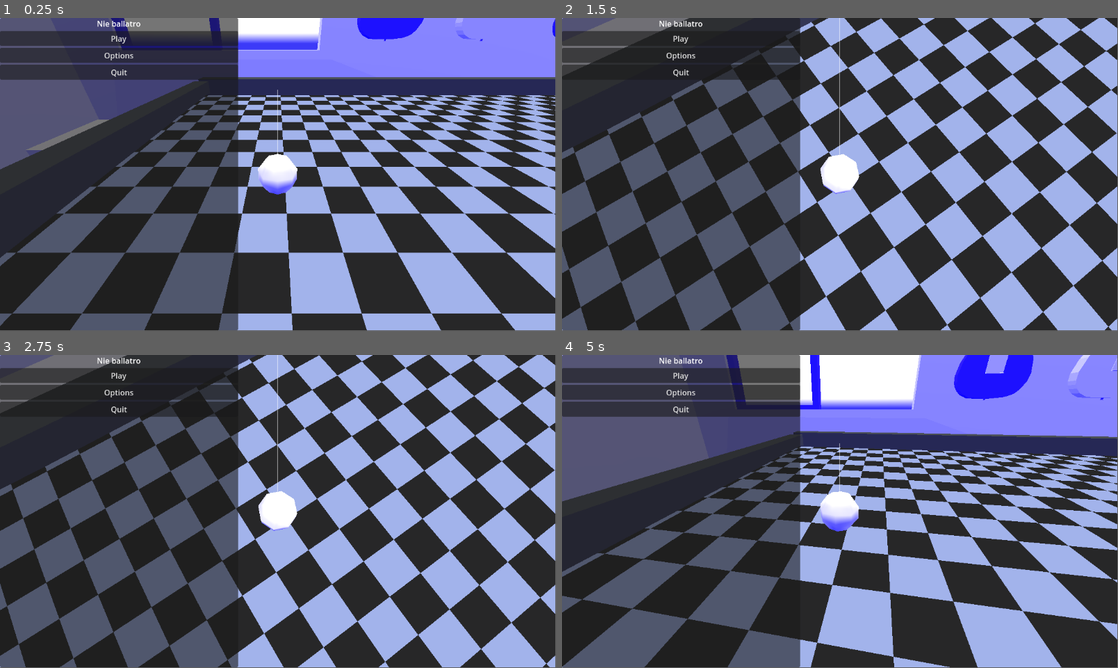
Above: before the commit, frames 1-4 (two rows, left to right).
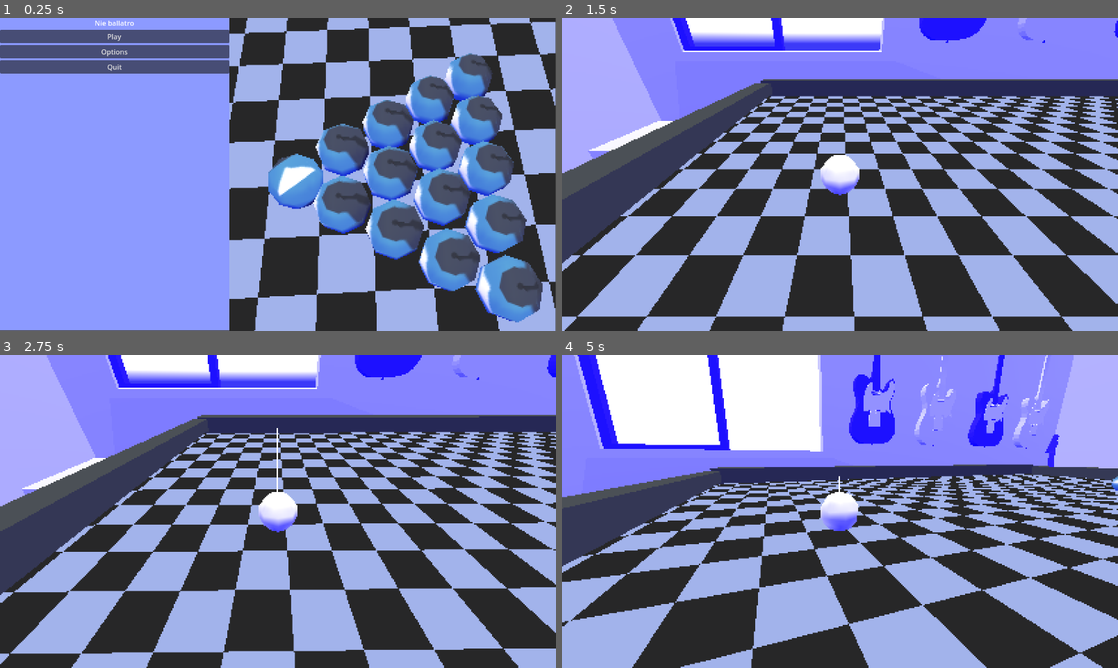
Above: after the commit, the same moments.

Repository: Urteusz/Ballatro
Game: Godot game, scene res://scenes/main_menu.tscn
Same seed, same stepped clock (60 frames per second), same inputs: the game is played once before the commit and once after it. The engine's default icon, where the game draws it, is replaced by a stand-in: a white triangle on a blue panel in a dark square.
Inputs (mouse positions are in pixels of both pictures, inside the frame that each line leads up to):
- Up to frame 1 (0.25 s): no input
- Up to frame 2 (1.5 s): click "Options" at 0.5 s; click "Play" at 1.25 s
- Up to frame 3 (2.75 s): click (116, 376) at 2 s, where only the run before the commit has a clickable "Play"
- Up to frame 4 (5 s): click (678, 376) at 2.75 s, where only the run before the commit has a clickable "Play"; tap Enter at 3.5 s; move the mouse to (867, 508) at 3.52 s; hold D (next_camera_target) 3.53-4.28 s; move the mouse to (812, 511) at 4.27 s; tap A (previous_camera_target) at 4.35 s
In our replay, the window is 799x449 before the commit and 800x450 after it. These sizes can differ from the game's own. Grey fills any space a smaller window leaves; there, only what the larger window draws over its background counts as a difference.

The runs differ from the first frame. In frame 1, 87% of the frame differs, in the area x 0-100%, y 0-100%; in frame 2, 73%; in frame 3, 73%; in frame 4, 73%.

Commit message:
Dalej menu

Diff:
--- a/project.godot
+++ b/project.godot
@@ -14,6 +14,11 @@
 run/main_scene="uid://b0a6ch7y3umcj"
 config/features=PackedStringArray("4.5", "Forward Plus")
 config/icon="res://textures/icon.svg"
+
+[display]
+
+window/size/viewport_width=1280
+window/size/viewport_height=720
 
 [input]
 
--- a/scenes/main_menu.tscn
+++ b/scenes/main_menu.tscn
@@ -1,17 +1,21 @@
-[gd_scene load_steps=39 format=3 uid="uid://b0a6ch7y3umcj"]
+[gd_scene load_steps=30 format=3 uid="uid://b0a6ch7y3umcj"]
 
 [ext_resource type="Script" uid="uid://cjd6s35brnfyc" path="res://scenes/main_menu.gd" id="1_l6cm7"]
-[ext_resource type="Script" uid="uid://tc20kyas61rl" path="res://scripts/camera.gd" id="2_flqon"]
+[ext_resource type="Script" uid="uid://sbo45gobftet" path="res://scenes/main_menu_camera.gd" id="2_jk1qb"]
 [ext_resource type="Shader" uid="uid://ca8tkxbmpyc21" path="res://shaders/edge_detection.gdshader" id="3_rcqid"]
 [ext_resource type="Texture2D" uid="uid://kcyag62qbr4" path="res://textures/checkerboard.png" id="4_1ajci"]
 [ext_resource type="Shader" uid="uid://3i5t87i5bngp" path="res://shaders/table_edges.gdshader" id="5_7b55j"]
-[ext_resource type="Script" uid="uid://ddr1vvp0rplvr" path="res://scripts/ball_spawner.gd" id="6_5pajh"]
 [ext_resource type="PackedScene" uid="uid://br6fw3sedv0yn" path="res://scenes/ball.tscn" id="7_j7ex8"]
-[ext_resource type="Script" uid="uid://bhf7b5c8nduhe" path="res://scripts/player_ball.gd" id="8_a8gd2"]
 [ext_resource type="Shader" uid="uid://clb574yehf8oi" path="res://shaders/walls.gdshader" id="9_hstxw"]
-[ext_resource type="Script" uid="uid://38fhavc1buwq" path="res://scripts/walls.gd" id="10_8egab"]
-[ext_resource type="PackedScene" uid="uid://ip5evxm3a6tt" path="res://models/room_colored.glb" id="11_gw5y6"]
+[ext_resource type="Script" uid="uid://joi35n2utr5w" path="res://scenes/main_menu_ball.gd" id="9_jk1qb"]
 [ext_resource type="Shader" uid="uid://d0acs2f3wrni6" path="res://shaders/sky.gdshader" id="12_svtp6"]
+
+[sub_resource type="Theme" id="Theme_5dd4i"]
+
+[sub_resource type="StyleBoxFlat" id="StyleBoxFlat_lgwnu"]
+bg_color = Color(0.54901963, 0.6039216, 1, 1)
+
+[sub_resource type="Theme" id="Theme_jk1qb"]
 
 [sub_resource type="ShaderMaterial" id="ShaderMaterial_jsk3o"]
 render_priority = -1
@@ -53,38 +57,6 @@
 
 [sub_resource type="BoxShape3D" id="BoxShape3D_r3fl7"]
 size = Vector3(1, 20.345, 31.37)
-
-[sub_resource type="PhysicsMaterial" id="PhysicsMaterial_r3fl7"]
-
-[sub_resource type="StandardMaterial3D" id="StandardMaterial3D_r3fl7"]
-diffuse_mode = 3
-specular_mode = 1
-
-[sub_resource type="SphereMesh" id="SphereMesh_jka67"]
-material = SubResource("StandardMaterial3D_r3fl7")
-radial_segments = 8
-rings = 4
-
-[sub_resource type="SphereShape3D" id="SphereShape3D_a0tk4"]
-
-[sub_resource type="TorusMesh" id="TorusMesh_cptob"]
-
-[sub_resource type="StandardMaterial3D" id="StandardMaterial3D_q712h"]
-render_priority = 5
-transparency = 1
-shading_mode = 0
-
-[sub_resource type="ParticleProcessMaterial" id="ParticleProcessMaterial_1enmr"]
-gravity = Vector3(0, 0, 0)
-
-[sub_resource type="StandardMaterial3D" id="StandardMaterial3D_1enmr"]
-transparency = 1
-albedo_color = Color(0.29411766, 0.25882354, 1, 0.5019608)
-
-[sub_resource type="SphereMesh" id="SphereMesh_aj7ea"]
-material = SubResource("StandardMaterial3D_1enmr")
-radial_segments = 8
-rings = 4
 
 [sub_resource type="ShaderMaterial" id="ShaderMaterial_q712h"]
 render_priority = 1
@@ -128,201 +100,241 @@
 
 [node name="Node" type="Node"]
 
-[node name="PanelContainer" type="PanelContainer" parent="."]
+[node name="Control" type="Control" parent="."]
+layout_mode = 3
+anchors_preset = 0
+offset_right = 40.0
+offset_bottom = 40.0
+theme = SubResource("Theme_5dd4i")
+
+[node name="PanelContainer" type="PanelContainer" parent="Control"]
 z_index = 1
+layout_mode = 1
 anchors_preset = 15
 anchor_right = 1.0
 anchor_bottom = 1.0
-offset_right = -658.0
+offset_right = 488.0
+offset_bottom = 678.0
 grow_horizontal = 2
 grow_vertical = 2
+theme_override_styles/panel = SubResource("StyleBoxFlat_lgwnu")
 script = ExtResource("1_l6cm7")
 
-[node name="VBoxContainer" type="VBoxContainer" parent="PanelContainer"]
-layout_mode = 2
-
-[node name="Label" type="Label" parent="PanelContainer/VBoxContainer"]
+[node name="VBoxContainer" type="VBoxContainer" parent="Control/PanelContainer"]
+layout_mode = 2
+theme = SubResource("Theme_jk1qb")
+
+[node name="Label" type="Label" parent="Control/PanelContainer/VBoxContainer"]
 layout_mode = 2
 text = "Nie ballatro"
 horizontal_alignment = 1
 
-[node name="PlayButton" type="Button" parent="PanelContainer/VBoxContainer"]
+[node name="PlayButton" type="Button" parent="Control/PanelContainer/VBoxContainer"]
 layout_mode = 2
 text = "Play"
 
-[node name="OptionsButton" type="Button" parent="PanelContainer/VBoxContainer"]
+[node name="OptionsButton" type="Button" parent="Control/PanelContainer/VBoxContainer"]
 layout_mode = 2
 text = "Options
 "
 
-[node name="QuitButton" type="Button" parent="PanelContainer/VBoxContainer"]
+[node name="QuitButton" type="Button" parent="Control/PanelContainer/VBoxContainer"]
 layout_mode = 2
 text = "Quit
 "
 
-[node name="SubViewportContainer" type="SubViewportContainer" parent="."]
-anchors_preset = 15
-anchor_right = 1.0
-anchor_bottom = 1.0
+[node name="SubViewportContainer" type="SubViewportContainer" parent="Control"]
+texture_filter = 1
+layout_mode = 1
+anchors_preset = -1
+anchor_left = 13.200001
+anchor_right = 31.975002
+offset_right = -0.00012207031
+offset_bottom = 727.0
 grow_horizontal = 2
 grow_vertical = 2
 size_flags_horizontal = 8
-
-[node name="SubViewport" type="SubViewport" parent="SubViewportContainer"]
+stretch = true
+stretch_shrink = 3
+
+[node name="SubViewport" type="SubViewport" parent="Control/SubViewportContainer"]
 handle_input_locally = false
-size = Vector2i(1152, 648)
+size = Vector2i(250, 242)
 render_target_update_mode = 4
 
-[node name="Camera3D" type="Camera3D" parent="SubViewportContainer/SubViewport" node_paths=PackedStringArray("target")]
-transform = Transform3D(1, 0, 0, 0, 1, 0, 0, 0, 1, 0.14432669, 1.4036087, 3.7672782)
-script = ExtResource("2_flqon")
-target = NodePath("../Table/PlayerBall")
-
-[node name="EdgeDetectionShader" type="MeshInstance3D" parent="SubViewportContainer/SubViewport/Camera3D"]
+[node name="Camera3D" type="Camera3D" parent="Control/SubViewportContainer/SubViewport"]
+transform = Transform3D(0.8496837, -0.32316923, 0.41665247, -0.029516201, 0.7597836, 0.64950573, -0.52646595, -0.5641724, 0.63603705, 2.9905348, 3.8118358, 1.4249115)
+fov = 55.4
+script = ExtResource("2_jk1qb")
+
+[node name="EdgeDetectionShader" type="MeshInstance3D" parent="Control/SubViewportContainer/SubViewport/Camera3D"]
 extra_cull_margin = 16384.0
 mesh = SubResource("QuadMesh_4arys")
 
-[node name="Table" type="Node" parent="SubViewportContainer/SubViewport"]
-
-[node name="Base" type="StaticBody3D" parent="SubViewportContainer/SubViewport/Table"]
+[node name="Table" type="Node" parent="Control/SubViewportContainer/SubViewport"]
+
+[node name="Base" type="StaticBody3D" parent="Control/SubViewportContainer/SubViewport/Table"]
 transform = Transform3D(0.9999999, 0, 0, 0, 0.9999998, 0, 0, 0, 0.99999994, 0, 0, 0)
 physics_material_override = SubResource("PhysicsMaterial_b2yaj")
 
-[node name="MeshInstance3D" type="MeshInstance3D" parent="SubViewportContainer/SubViewport/Table/Base"]
+[node name="MeshInstance3D" type="MeshInstance3D" parent="Control/SubViewportContainer/SubViewport/Table/Base"]
 transform = Transform3D(0.99986196, 0.016614765, 0, -0.016614765, 0.99986196, 0, 0, 0, 1, -0.070275314, 0.0657096, 0.016898632)
 mesh = SubResource("PlaneMesh_a202f")
 
-[node name="CollisionShape3D" type="CollisionShape3D" parent="SubViewportContainer/SubViewport/Table/Base"]
+[node name="CollisionShape3D" type="CollisionShape3D" parent="Control/SubViewportContainer/SubViewport/Table/Base"]
 transform = Transform3D(1, 0, 0, 0, 1, 0, 0, 0, 1, 0, -0.10431814, 0)
 shape = SubResource("BoxShape3D_noarx")
 
-[node name="Top" type="StaticBody3D" parent="SubViewportContainer/SubViewport/Table"]
+[node name="Top" type="StaticBody3D" parent="Control/SubViewportContainer/SubViewport/Table"]
 transform = Transform3D(1.3113416e-07, 0, 1, 0, 1, 0, -1, 0, 1.3113416e-07, 0.33140755, -0.26433563, -15.392893)
 
-[node name="MeshInstance3D" type="MeshInstance3D" parent="SubViewportContainer/SubViewport/Table/Top"]
+[node name="MeshInstance3D" type="MeshInstance3D" parent="Control/SubViewportContainer/SubViewport/Table/Top"]
 transform = Transform3D(1, 0, 1.1368684e-13, 0, 1, 0, 0, 0, 23.27015, -0.019269943, 0.83349013, -0.0013456345)
 mesh = SubResource("BoxMesh_a0tk4")
 
-[node name="CollisionShape3D" type="CollisionShape3D" parent="SubViewportContainer/SubViewport/Table/Top"]
+[node name="CollisionShape3D" type="CollisionShape3D" parent="Control/SubViewportContainer/SubViewport/Table/Top"]
 transform = Transform3D(1, 0, 0, 0, 1, 0, 0, 0, 1, -0.019269943, 0.83349013, -0.0013456345)
 shape = SubResource("BoxShape3D_r3fl7")
 
-[node name="Bottom" type="StaticBody3D" parent="SubViewportContainer/SubViewport/Table"]
+[node name="Bottom" type="StaticBody3D" parent="Control/SubViewportContainer/SubViewport/Table"]
 transform = Transform3D(-4.371139e-08, 0, -1, 0, 1, 0, 1, 0, -4.371139e-08, 0.046453476, -0.13216782, 15.715046)
 
-[node name="MeshInstance3D" type="MeshInstance3D" parent="SubViewportContainer/SubViewport/Table/Bottom"]
+[node name="MeshInstance3D" type="MeshInstance3D" parent="Control/SubViewportContainer/SubViewport/Table/Bottom"]
 transform = Transform3D(1, 0, 1.1368684e-13, 0, 1, 0, 0, 0, 23.27015, -0.019269943, 0.61731124, -0.0013456345)
 mesh = SubResource("BoxMesh_a0tk4")
 
-[node name="CollisionShape3D" type="CollisionShape3D" parent="SubViewportContainer/SubViewport/Table/Bottom"]
+[node name="CollisionShape3D" type="CollisionShape3D" parent="Control/SubViewportContainer/SubViewport/Table/Bottom"]
 transform = Transform3D(1, 0, 0, 0, 1, 0, 0, 0, 1, -0.019269943, 0.83349013, -0.0013456345)
 shape = SubResource("BoxShape3D_r3fl7")
 
-[node name="RightSide" type="StaticBody3D" parent="SubViewportContainer/SubViewport/Table"]
+[node name="RightSide" type="StaticBody3D" parent="Control/SubViewportContainer/SubViewport/Table"]
 transform = Transform3D(1, 0, 0, 0, 1, 0, 0, 0, 1, 11.295166, 0.46555376, 0)
 
-[node name="MeshInstance3D" type="MeshInstance3D" parent="SubViewportContainer/SubViewport/Table/RightSide"]
+[node name="MeshInstance3D" type="MeshInstance3D" parent="Control/SubViewportContainer/SubViewport/Table/RightSide"]
 transform = Transform3D(1, 0, 0, 0, 1, 0, 0, 0, 31.126593, 0, -0.13415861, 0)
 mesh = SubResource("BoxMesh_a0tk4")
 
-[node name="CollisionShape3D" type="CollisionShape3D" parent="SubViewportContainer/SubViewport/Table/RightSide"]
+[node name="CollisionShape3D" type="CollisionShape3D" parent="Control/SubViewportContainer/SubViewport/Table/RightSide"]
 shape = SubResource("BoxShape3D_r3fl7")
 
-[node name="LeftSide" type="StaticBody3D" parent="SubViewportContainer/SubViewport/Table"]
+[node name="LeftSide" type="StaticBody3D" parent="Control/SubViewportContainer/SubViewport/Table"]
 transform = Transform3D(1, 0, 0, 0, 1, 0, 0, 0, 1, -11.29156, 0.7327769, 0)
 
-[node name="MeshInstance3D" type="MeshInstance3D" parent="SubViewportContainer/SubViewport/Table/LeftSide"]
+[node name="MeshInstance3D" type="MeshInstance3D" parent="Control/SubViewportContainer/SubViewport/Table/LeftSide"]
 transform = Transform3D(1, 0, 0, 0, 1, 0, 0, 0, 31.126593, 0.123848915, 0, 0)
 mesh = SubResource("BoxMesh_a0tk4")
 
-[node name="CollisionShape3D" type="CollisionShape3D" parent="SubViewportContainer/SubViewport/Table/LeftSide"]
+[node name="CollisionShape3D" type="CollisionShape3D" parent="Control/SubViewportContainer/SubViewport/Table/LeftSide"]
 shape = SubResource("BoxShape3D_r3fl7")
 
-[node name="BallSpawner" type="Marker3D" parent="SubViewportContainer/SubViewport/Table"]
-transform = Transform3D(1, 0, 0, 0, 1, 0, 0, 0, 1, 0, 0, -5.264763)
-script = ExtResource("6_5pajh")
-ball_scene = ExtResource("7_j7ex8")
-
-[node name="PlayerBall" type="RigidBody3D" parent="SubViewportContainer/SubViewport/Table" groups=["balls"]]
-transform = Transform3D(-1, 0, -8.742278e-08, 0, 1, 0, 8.742278e-08, 0, -1, 0.09263587, 0.7649708, 10.218924)
-physics_material_override = SubResource("PhysicsMaterial_r3fl7")
-script = ExtResource("8_a8gd2")
-max_charge_time = 1.0
-
-[node name="MeshInstance3D" type="MeshInstance3D" parent="SubViewportContainer/SubViewport/Table/PlayerBall"]
-mesh = SubResource("SphereMesh_jka67")
-
-[node name="CollisionShape3D" type="CollisionShape3D" parent="SubViewportContainer/SubViewport/Table/PlayerBall"]
-shape = SubResource("SphereShape3D_a0tk4")
-
-[node name="ChargeRing" type="MeshInstance3D" parent="SubViewportContainer/SubViewport/Table/PlayerBall"]
-transform = Transform3D(-0.6, -5.2453668e-08, 2.2928227e-15, 0, -2.6226834e-08, -0.6, 5.2453668e-08, -0.6, 2.6226834e-08, 0.09263587, 0.7649708, 10.916049)
-top_level = true
-mesh = SubResource("TorusMesh_cptob")
-surface_material_override/0 = SubResource("StandardMaterial3D_q712h")
-
-[node name="GPUParticles3D" type="GPUParticles3D" parent="SubViewportContainer/SubViewport/Table/PlayerBall"]
-visible = false
-process_material = SubResource("ParticleProcessMaterial_1enmr")
-draw_pass_1 = SubResource("SphereMesh_aj7ea")
-
-[node name="Walls" type="Node" parent="SubViewportContainer/SubViewport"]
-
-[node name="Front" type="StaticBody3D" parent="SubViewportContainer/SubViewport/Walls"]
+[node name="Walls" type="Node" parent="Control/SubViewportContainer/SubViewport"]
+
+[node name="Front" type="StaticBody3D" parent="Control/SubViewportContainer/SubViewport/Walls"]
 transform = Transform3D(1, 0, 0, 0, 1, 0, 0, 0, 1, 0, 7.372567, -15.34833)
 
-[node name="MeshInstance3D" type="MeshInstance3D" parent="SubViewportContainer/SubViewport/Walls/Front" node_paths=PackedStringArray("object_node")]
+[node name="MeshInstance3D" type="MeshInstance3D" parent="Control/SubViewportContainer/SubViewport/Walls/Front"]
 transform = Transform3D(11.744708, 0, 0, 0, -4.6241905e-08, -6.1033897, 0, 1.0578915, -2.6678762e-07, -0.012123585, -0.923357, -0.012406349)
 cast_shadow = 0
 mesh = SubResource("PlaneMesh_1enmr")
-script = ExtResource("10_8egab")
-object_node = NodePath("../../../Table/PlayerBall")
-
-[node name="CollisionShape3D" type="CollisionShape3D" parent="SubViewportContainer/SubViewport/Walls/Front"]
+
+[node name="CollisionShape3D" type="CollisionShape3D" parent="Control/SubViewportContainer/SubViewport/Walls/Front"]
 shape = SubResource("BoxShape3D_1enmr")
 
-[node name="Back" type="StaticBody3D" parent="SubViewportContainer/SubViewport/Walls"]
+[node name="Back" type="StaticBody3D" parent="Control/SubViewportContainer/SubViewport/Walls"]
 transform = Transform3D(1, 0, 0, 0, 1, 0, 0, 0, 1, 0, 7.900281, 15.303341)
 
-[node name="MeshInstance3D" type="MeshInstance3D" parent="SubViewportContainer/SubViewport/Walls/Back" node_paths=PackedStringArray("object_node")]
+[node name="MeshInstance3D" type="MeshInstance3D" parent="Control/SubViewportContainer/SubViewport/Walls/Back"]
 transform = Transform3D(1, 0, 0, 0, 1, 0, 0, 0, 1, -0.02970457, -0.943511, 0.8005848)
 mesh = SubResource("BoxMesh_q712h")
-script = ExtResource("10_8egab")
-object_node = NodePath("../../../Table/PlayerBall")
-
-[node name="CollisionShape3D" type="CollisionShape3D" parent="SubViewportContainer/SubViewport/Walls/Back"]
+
+[node name="CollisionShape3D" type="CollisionShape3D" parent="Control/SubViewportContainer/SubViewport/Walls/Back"]
 shape = SubResource("BoxShape3D_1enmr")
 
-[node name="Left" type="StaticBody3D" parent="SubViewportContainer/SubViewport/Walls"]
+[node name="Left" type="StaticBody3D" parent="Control/SubViewportContainer/SubViewport/Walls"]
 transform = Transform3D(-4.371139e-08, 0, 1, 0, 1, 0, -1, 0, -4.371139e-08, -13.040909, 5.4943943, 0.00860405)
 
-[node name="MeshInstance3D" type="MeshInstance3D" parent="SubViewportContainer/SubViewport/Walls/Left" node_paths=PackedStringArray("object_node")]
+[node name="MeshInstance3D" type="MeshInstance3D" parent="Control/SubViewportContainer/SubViewport/Walls/Left"]
 transform = Transform3D(1, 0, 0, 0, 1, 0, 0, 0, 1, -0.0052342946, 0.021252632, 1.2122936)
 mesh = SubResource("BoxMesh_q712h")
-script = ExtResource("10_8egab")
-object_node = NodePath("../../../Table/PlayerBall")
-
-[node name="CollisionShape3D" type="CollisionShape3D" parent="SubViewportContainer/SubViewport/Walls/Left"]
+
+[node name="CollisionShape3D" type="CollisionShape3D" parent="Control/SubViewportContainer/SubViewport/Walls/Left"]
 shape = SubResource("BoxShape3D_1enmr")
 
-[node name="Right" type="StaticBody3D" parent="SubViewportContainer/SubViewport/Walls"]
+[node name="Right" type="StaticBody3D" parent="Control/SubViewportContainer/SubViewport/Walls"]
 transform = Transform3D(-4.371139e-08, 0, 1, 0, 1, 0, -1, 0, -4.371139e-08, 11.231203, 7.9887886, 1.2355814)
 
-[node name="MeshInstance3D" type="MeshInstance3D" parent="SubViewportContainer/SubViewport/Walls/Right" node_paths=PackedStringArray("object_node")]
+[node name="MeshInstance3D" type="MeshInstance3D" parent="Control/SubViewportContainer/SubViewport/Walls/Right"]
 transform = Transform3D(1, 0, 0, 0, 1, 0, 0, 0, 1, -0.0052342415, 0.021252632, -0.011484146)
 mesh = SubResource("BoxMesh_q712h")
-script = ExtResource("10_8egab")
-object_node = NodePath("../../../Table/PlayerBall")
-
-[node name="CollisionShape3D" type="CollisionShape3D" parent="SubViewportContainer/SubViewport/Walls/Right"]
+
+[node name="CollisionShape3D" type="CollisionShape3D" parent="Control/SubViewportContainer/SubViewport/Walls/Right"]
 shape = SubResource("BoxShape3D_1enmr")
 
-[node name="Room" parent="SubViewportContainer/SubViewport" instance=ExtResource("11_gw5y6")]
-transform = Transform3D(-4.882562e-07, 0, -11.17, 0, 11.17, 0, 11.17, 0, -4.882562e-07, 0, 5.65, 0)
-
-[node name="WorldEnvironment" type="WorldEnvironment" parent="SubViewportContainer/SubViewport"]
+[node name="WorldEnvironment" type="WorldEnvironment" parent="Control/SubViewportContainer/SubViewport"]
 environment = SubResource("Environment_jka67")
 
-[connection signal="pressed" from="PanelContainer/VBoxContainer/PlayButton" to="PanelContainer" method="_on_play_button_pressed"]
-[connection signal="pressed" from="PanelContainer/VBoxContainer/OptionsButton" to="PanelContainer" method="_on_options_button_pressed"]
-[connection signal="pressed" from="PanelContainer/VBoxContainer/QuitButton" to="PanelContainer" method="_on_quit_button_pressed"]
+[node name="Balls" type="Node" parent="Control/SubViewportContainer/SubViewport"]
+
+[node name="Ball1" parent="Control/SubViewportContainer/SubViewport/Balls" instance=ExtResource("7_j7ex8")]
+transform = Transform3D(-0.7070943, -0.21776049, -0.67275405, 4.6499824e-08, 0.9514011, -0.30795446, 0.7071192, -0.21775289, -0.6727303, 0, 0.48252046, -0.66541624)
+script = ExtResource("9_jk1qb")
+
+[node name="Ball2" parent="Control/SubViewportContainer/SubViewport/Balls" instance=ExtResource("7_j7ex8")]
+transform = Transform3D(-1, 0, -3.8941437e-07, 0, 1, 0, 3.8941437e-07, 0, -1, -0.4792326, 0.483, -1.488207)
+script = null
+
+[node name="Ball3" parent="Control/SubViewportContainer/SubViewport/Balls" instance=ExtResource("7_j7ex8")]
+transform = Transform3D(-1, 0, -6.2783295e-07, 0, 1, 0, 6.2783295e-07, 0, -1, 0.55276734, 0.483, -1.4892074)
+script = null
+
+[node name="Ball4" parent="Control/SubViewportContainer/SubViewport/Balls" instance=ExtResource("7_j7ex8")]
+transform = Transform3D(-1, 0, -1.509958e-07, 0, 1, 0, 1.509958e-07, 0, -1, 0, 0.48252046, -2.365305)
+script = null
+
+[node name="Ball5" parent="Control/SubViewportContainer/SubViewport/Balls" instance=ExtResource("7_j7ex8")]
+transform = Transform3D(-1, 0, -1.509958e-07, 0, 1, 0, 1.509958e-07, 0, -1, 1, 0.48252046, -2.365305)
+script = null
+
+[node name="Ball6" parent="Control/SubViewportContainer/SubViewport/Balls" instance=ExtResource("7_j7ex8")]
+transform = Transform3D(-1, 0, -1.509958e-07, 0, 1, 0, 1.509958e-07, 0, -1, -1, 0.48252046, -2.365305)
+script = null
+
+[node name="Ball7" parent="Control/SubViewportContainer/SubViewport/Balls" instance=ExtResource("7_j7ex8")]
+transform = Transform3D(-1, 0, -3.8941437e-07, 0, 1, 0, 3.8941437e-07, 0, -1, 0.5207674, 0.483, -3.1779747)
+script = null
+
+[node name="Ball8" parent="Control/SubViewportContainer/SubViewport/Balls" instance=ExtResource("7_j7ex8")]
+transform = Transform3D(-1, 0, -6.2783295e-07, 0, 1, 0, 6.2783295e-07, 0, -1, 1.5527673, 0.483, -3.178975)
+script = null
+
+[node name="Ball9" parent="Control/SubViewportContainer/SubViewport/Balls" instance=ExtResource("7_j7ex8")]
+transform = Transform3D(-1, 0, -3.8941437e-07, 0, 1, 0, 3.8941437e-07, 0, -1, -1.4792325, 0.483, -3.1779747)
+script = null
+
+[node name="Ball10" parent="Control/SubViewportContainer/SubViewport/Balls" instance=ExtResource("7_j7ex8")]
+transform = Transform3D(-1, 0, -6.2783295e-07, 0, 1, 0, 6.2783295e-07, 0, -1, -0.44723272, 0.483, -3.178975)
+script = null
+
+[node name="Ball11" parent="Control/SubViewportContainer/SubViewport/Balls" instance=ExtResource("7_j7ex8")]
+transform = Transform3D(-1, 0, -1.509958e-07, 0, 1, 0, 1.509958e-07, 0, -1, 0, 0.48252046, -4)
+script = null
+
+[node name="Ball12" parent="Control/SubViewportContainer/SubViewport/Balls" instance=ExtResource("7_j7ex8")]
+transform = Transform3D(-1, 0, -1.509958e-07, 0, 1, 0, 1.509958e-07, 0, -1, 1, 0.48252046, -4)
+script = null
+
+[node name="Ball13" parent="Control/SubViewportContainer/SubViewport/Balls" instance=ExtResource("7_j7ex8")]
+transform = Transform3D(-1, 0, -1.509958e-07, 0, 1, 0, 1.509958e-07, 0, -1, -1, 0.48252046, -4)
+script = null
+
+[node name="Ball14" parent="Control/SubViewportContainer/SubViewport/Balls" instance=ExtResource("7_j7ex8")]
+transform = Transform3D(-1, 0, -1.509958e-07, 0, 1, 0, 1.509958e-07, 0, -1, 2, 0.48252046, -4)
+script = null
+
+[node name="Ball15" parent="Control/SubViewportContainer/SubViewport/Balls" instance=ExtResource("7_j7ex8")]
+transform = Transform3D(-1, 0, -1.509958e-07, 0, 1, 0, 1.509958e-07, 0, -1, -2, 0.48252046, -4)
+script = null
+
+[connection signal="pressed" from="Control/PanelContainer/VBoxContainer/PlayButton" to="Control/PanelContainer" method="_on_play_button_pressed"]
+[connection signal="pressed" from="Control/PanelContainer/VBoxContainer/OptionsButton" to="Control/PanelContainer" method="_on_options_button_pressed"]
+[connection signal="pressed" from="Control/PanelContainer/VBoxContainer/QuitButton" to="Control/PanelContainer" method="_on_quit_button_pressed"]
--- /dev/null
+++ b/scenes/main_menu_ball.gd
@@ -0,0 +1,8 @@
+extends RigidBody3D
+
+@onready var camera = get_viewport().get_camera_3d()
+
+# Called every frame. 'delta' is the elapsed time since the previous frame.
+func _process(delta: float) -> void:
+	if camera:
+		look_at(camera.global_position)
--- /dev/null
+++ b/scenes/main_menu_camera.gd
@@ -0,0 +1,28 @@
+extends Camera3D
+
+@export var pivot_point = Vector3(0.0, 0.483, -2.365)
+@export var rotation_speed: float = 0.2
+@export var radius: float = 2.1
+@export var height: float = 5.0
+
+var current_angle: float = 0.0
+
+func _ready() -> void:
+	pass
+
+func _process(delta: float) -> void:
+	current_angle += rotation_speed * delta
+
+
+	var offset_x = radius * cos(current_angle)
+	var offset_z = radius * sin(current_angle)
+
+	var final_height = (sin(current_angle * 0.5) * 0.5 + 1.0) * height
+
+	global_position = Vector3(
+		pivot_point.x + offset_x,
+		pivot_point.y + final_height,
+		pivot_point.z + offset_z
+	)
+
+	look_at(pivot_point)
Not shown, added: scenes/main_menu_ball.gd.uid
Not shown, added: scenes/main_menu_camera.gd.uid
